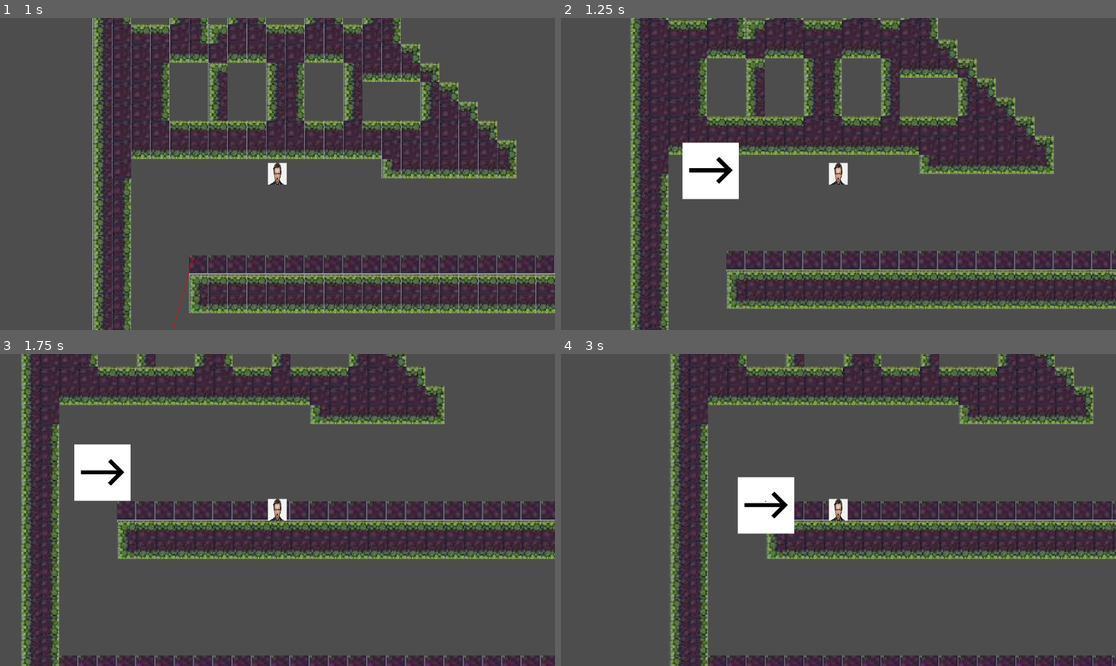
Above: before the commit, frames 1-4 (two rows, left to right).
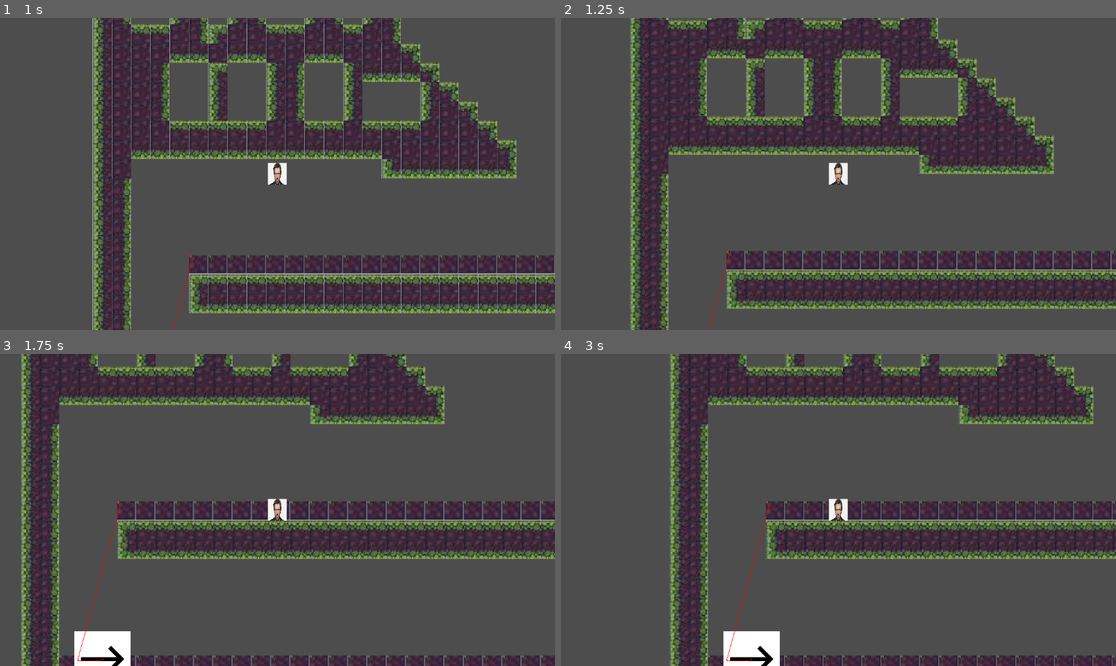
Above: after the commit, the same moments.

Repository: ConnerGordon/final-jam
Game: Godot game, scene res://folder base/mainscene.tscn
Same seed, same stepped clock (60 frames per second), same inputs: the game is played once before the commit and once after it.
Inputs (mouse positions are in pixels of both pictures, inside the frame that each line leads up to):
- Up to frame 1 (1 s): tap Enter at 0.5 s; move the mouse to (399, 158) at 0.52 s; hold D (moveright) from 0.53 s (still down); hold Space (jump) from 0.53 s (still down)
- Up to frame 2 (1.25 s): keep holding D (moveright); keep holding Space (jump)
- Up to frame 3 (1.75 s): keep holding D (moveright); move the mouse to (166, 525) at 1.27 s; release Space (jump) at 1.28 s; tap S (FALL) at 1.35 s; tap Space (jump) at 1.52, 1.55 s
- Up to frame 4 (3 s): tap Space (jump) at 1.82 s; move the mouse to (894, 441) at 2.02 s; release D (moveright) at 2.03 s; hold A (moveleft) 2.03-2.78 s; hold Space (jump) 2.03-2.78 s; tap Shift (dash) at 2.1 s; move the mouse to (810, 572) at 2.77 s; hold D (moveright) from 2.78 s (still down); tap E (interact) at 2.85 s

Frame 1 is identical in both runs. In frame 2, 1.9% of the frame differs, in the area x 21-33%, y 39-100%; in frame 3, 3.0%; in frame 4, 3.1%, in the area x 29-43%, y 39-100%.

Commit message:
enemy progress
progress is slow due to calculations for the jump being complex

Diff:
--- a/enemy/first_enemy.gd
+++ b/enemy/first_enemy.gd
@@ -30,6 +30,8 @@
 var start:= Vector2.ZERO
 var end:= Vector2.ZERO
 
+var gravsig = 9.8*2.5
+
 func _ready() -> void:
 	var_health = 5
 	navigation_agent_2d.link_reached.connect(func(dict:Dictionary):
@@ -50,7 +52,7 @@
 
 
 	if not is_on_floor():
-		velocity.y += 9.8 * 2.5
+		velocity.y += gravsig
 
 
 
@@ -175,9 +177,10 @@
 
 
 func jump(star:Vector2, en:Vector2):
-	print(abs((star.y-en.y)*9.8*2.5))
-	print((star.y-en.y))
-	velocity.y = -abs((star.y-en.y)*9.8*2.5)
+	var dif = star-en
+	velocity.y = -abs(
+		gravsig
+		)
 func set_idle():
 	idle_timer = randf_range(2,20)
 	cur = state.idle
